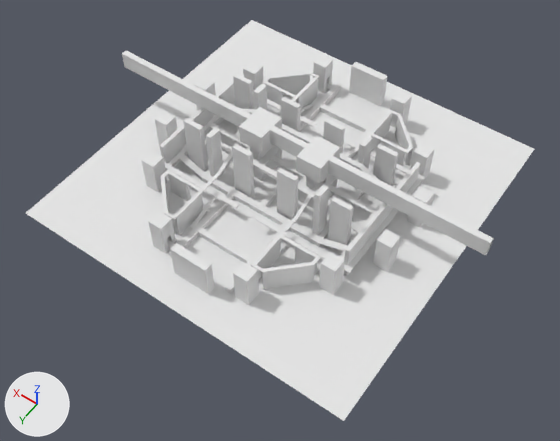
Renders of the Blender file assets/lvl/city3.blend from each side of a commit.
Rendered twice from a 50 mm lens placed at (-64.5, 93.6, 130.8), pointed at (-4.5, 9.6, -1.3). The axes (+X, +Y, +Z) are drawn at lower left. The lights are the same throughout.

In view in the first picture: 'city3'.
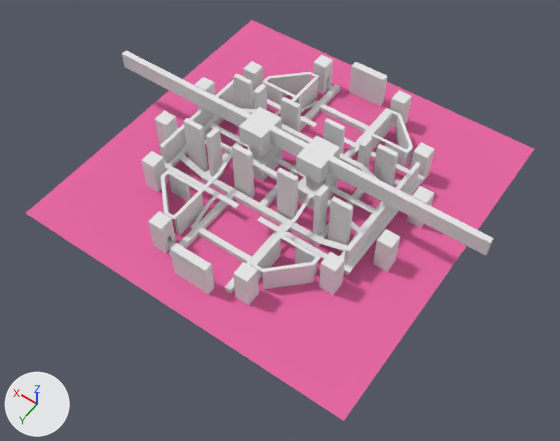
The newer file is also rescaled (x1.5), turned or shifted as a whole; pictures and numbers use the older file's frame.

Diff of the bpy script that builds the scene:
```diff
--- a/assets/lvl/city3.blend.py
+++ b/assets/lvl/city3.blend.py
@@ mat_material_001 @@
+mat_material_001 = diffuse_material('Material.001')
+mat_material_001.base_color = (0.8, 0.143, 0.37)  # pink #e76aa4
@@ me_city3 @@
 me_city3.from_pydata(...)  # 1188 vertices, 1051 faces, 4 loose edges; spans x -46.4..46.4, y -40.6..40.6, z -4.4..9.3
 # used by ob_city3; location = (0.0, 0.0, 4.4)
+# me_city3 part 1: the 1 face centred in x 0.0, y 0.0, z -4.4 switches from mat_material (white #e7e7e7) to mat_material_001 (pink #e76aa4)
 me_city3.materials.append(mat_material)
+me_city3.materials.append(mat_material_001)  # pink #e76aa4
```

Where the change shows, as pixel boxes [x1, y1, x2, y2] in the pictures (560 x 441 px):
part 1 of me_city3, recoloured (white to pink)
    both: [26, 20, 534, 421]
